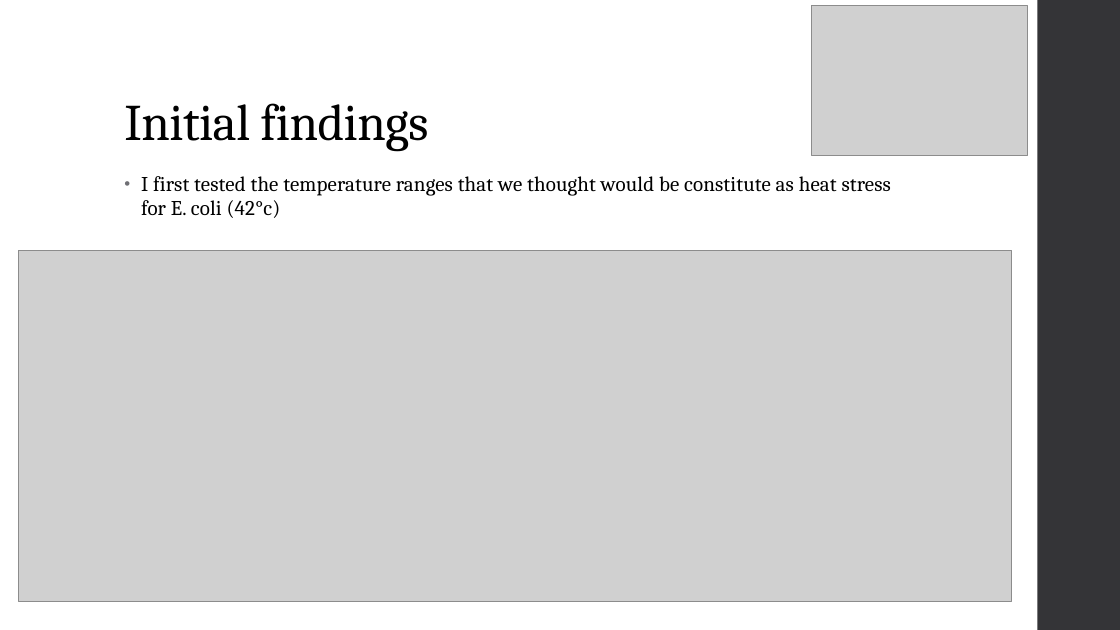
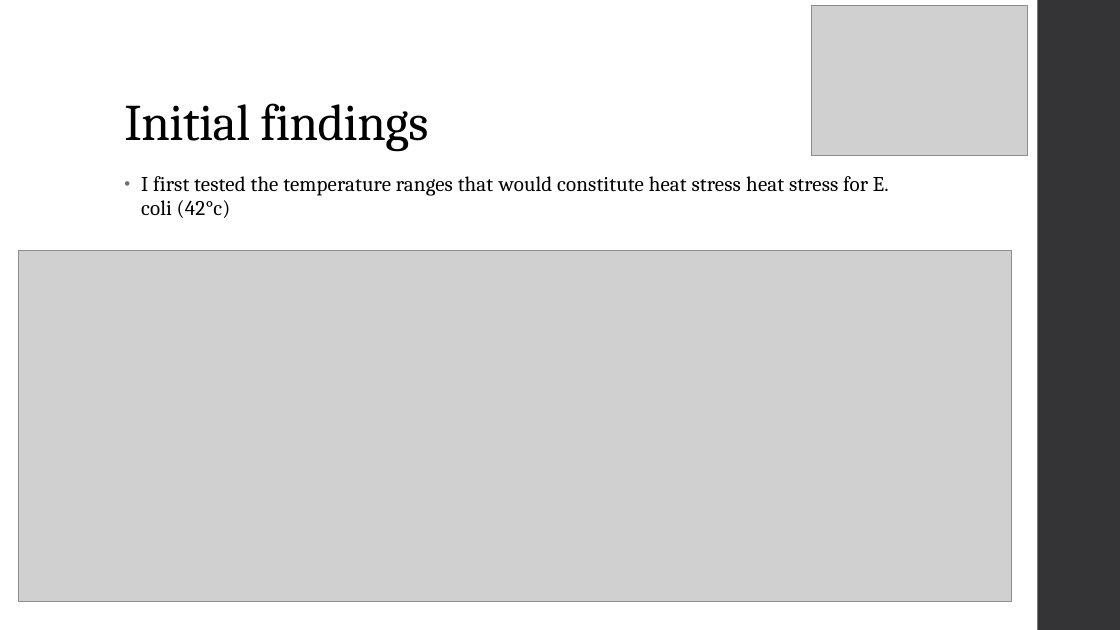
Before and after one commit to Ziqing-Liu/RIFRxT, a slide deck: slide 4 of Research Update.pptx. Drawn at 1120x630 pixels with LibreOffice and Linux fonts; fonts in the diff are those of the drawing; grey boxes stand for pictures. Boxes give left, top, right and bottom in pixels: in the first picture for what was removed or moved away, otherwise in the second. Text is boxed around its words. In the diff, an @@ line names an element or a change of style, - is before the commit and + after.

```diff
--- a/Research Update.pptx
+++ b/Research Update.pptx
@@ text at box(141, 176, 889, 218): text changed @@
-• I first tested the temperature ranges that we thought would be constitute as heat stress for E. coli (42°c)
+• I first tested the temperature ranges that would constitute heat stress heat stress for E. coli (42°c)
```
Also in this commit, not shown: 6 other slides changed, 2 slides added, 1 slide removed, 2 other files.
